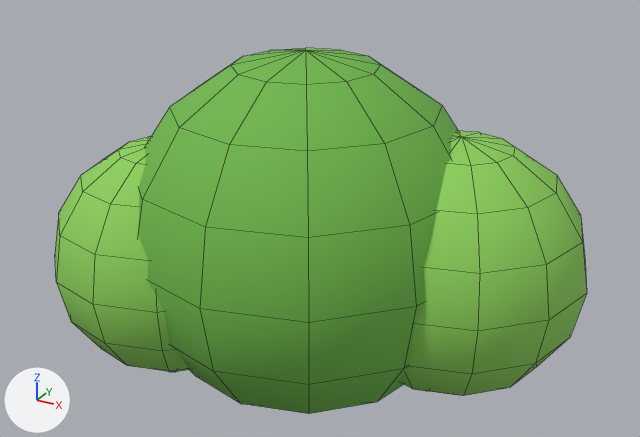
Before and after pictures for a commit that changed the Blender file blender/blend/bush.blend.
Rendered twice from a 50 mm camera at (0.995, -1.743, 1.261) aimed at (0.007, 0.055, 0.362). The axes (+X, +Y, +Z) are drawn at lower left. The lights are the same throughout. The older version comes first. Mesh edges are drawn as thin lines.

Script lines for the objects in view, before the commit:
```python
me_bushmesh = bpy.data.meshes.new('BushMesh')
me_bushmesh.from_pydata(...)  # a UV sphere (12 segments, 8 rings, poles along z) spanning x -0.45..0.45, y -0.45..0.45, z -0.1..0.8, material slot 0; a UV sphere (12 segments, 8 rings, poles along z) spanning x 0.03..0.67, y -0.22..0.42, z -0.02..0.62, material slot 1; a UV sphere (12 segments, 8 rings, poles along z) spanning x -0.6..0.0, y -0.45..0.15, z -0.02..0.58, material slot 1
me_bushmesh.polygons.foreach_set('use_smooth', [True] * 288)
me_bushmesh.materials.append(mat_grass_dark)  # green #6fb84a
me_bushmesh.materials.append(mat_grass)  # green #8ccf5a
ob_bushmesh = bpy.data.objects.new('BushMesh', me_bushmesh)
ob_bushmesh.parent = ob_bush
ob_bushmesh.location = (0.0, 0.0, 0.0)
```
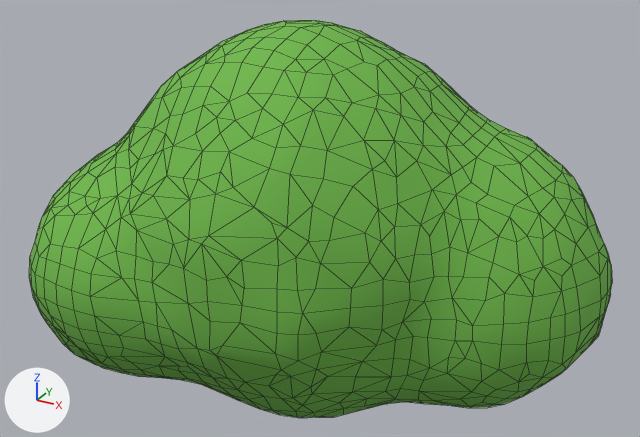
The change, as JSON lines over the scene's bpy script:
```json
{"block": "me_bushmesh", "where": "# used by ob_bushmesh; parent = ob_bush; location = (0.0, 0.0, 0.0)"}
{"op": "remove", "block": "me_bushmesh", "code": "me_bushmesh.from_pydata(...)  # 258 vertices, 288 faces; spans x -0.6..0.67, y -0.45..0.45, z -0.1..0.8"}
{"op": "add", "block": "me_bushmesh", "code": "me_bushmesh.from_pydata(...)  # 1359 vertices, 1851 faces; spans x -0.612..0.718, y -0.484..0.658, z -0.112..0.864"}
{"block": "me_bushmesh", "change": "me_bushmesh part 1: the loose piece of 86 vertices spanning x -0.45..0.45, y -0.45..0.45, z -0.1..0.8 is rebuilt with 1359 vertices and now spans x -0.612..0.718, y -0.484..0.658, z -0.112..0.864"}
{"block": "me_bushmesh", "change": "me_bushmesh part 2: the loose piece of 86 vertices spanning x -0.6..0.0, y -0.45..0.15, z -0.02..0.58 is deleted"}
{"block": "me_bushmesh", "change": "me_bushmesh part 3: the loose piece of 86 vertices spanning x 0.03..0.67, y -0.22..0.42, z -0.02..0.62 is deleted"}
{"op": "remove", "block": "me_bushmesh", "code": "me_bushmesh.materials.append(mat_grass)  # green #8ccf5a"}
```

Boxes (x1, y1, x2, y2) around the edits, measured in the pictures (640 x 437 px):
```json
{"object": "BushMesh", "change": "reshaped", "before": [55, 48, 587, 414], "after": [29, 20, 612, 418], "on screen": "10% wider, 9% taller"}
{"part": 1, "of": "me_bushmesh", "change": "rebuilt", "before": [138, 48, 459, 414], "after": [29, 20, 612, 418]}
{"part": 2, "of": "me_bushmesh", "change": "deleted", "before": [55, 136, 189, 372], "on screen": "green"}
{"part": 3, "of": "me_bushmesh", "change": "deleted", "before": [400, 131, 587, 396], "on screen": "green"}
```
